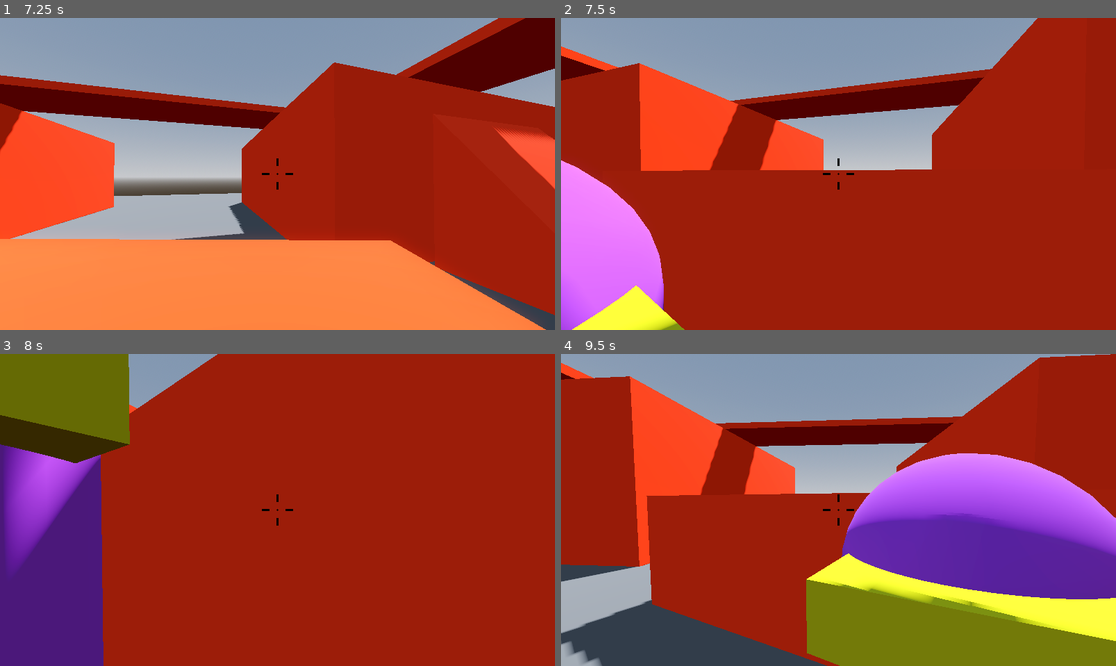
Above: before the commit, frames 1-4 (two rows, left to right).
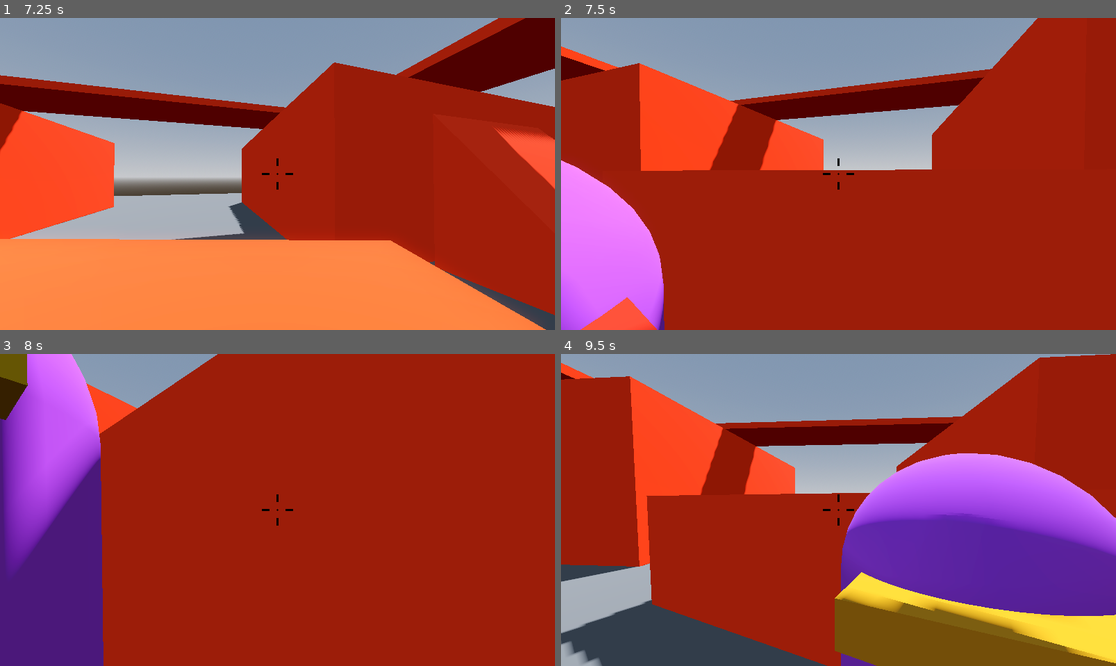
Above: after the commit, the same moments.

Repository: SpookyUboa/robo-rampage
Game: Godot game, scene res://Levels/Sandbox.tscn
Same seed, same stepped clock (60 frames per second), same inputs: the game is played once before the commit and once after it.
Inputs (mouse positions are in pixels of both pictures, inside the frame that each line leads up to):
- Up to frame 1 (7.25 s): tap Enter (ui_accept) at 0.5, 0.77, 1.52, 2.75, 3.02, 3.77, 4.52, 5.75, 6.02, 6.77 s; move the mouse to (305, 174) at 0.52 s; hold W (move_forward) 0.53-5.78 s; move the mouse to (249, 174) at 1.27 s; move the mouse to (288, 167) at 2.02 s; move the mouse to (271, 180) at 2.77 s; move the mouse to (316, 177) at 3.52 s; move the mouse to (233, 170) at 4.27 s; move the mouse to (283, 174) at 5.02 s; move the mouse to (255, 167) at 5.77 s; hold D (move_right) 5.78-6.53 s; move the mouse to (305, 174) at 6.52 s; hold W (move_forward) from 6.53 s (still down)
- Up to frame 2 (7.5 s): keep holding W (move_forward); move the mouse to (810, 174) at 7.27 s
- Up to frame 3 (8 s): keep holding W (move_forward); tap Enter (ui_accept) at 7.52 s
- Up to frame 4 (9.5 s): move the mouse to (849, 503) at 8.02 s; tap Enter (ui_accept) at 8.75, 9.02 s; move the mouse to (832, 516) at 8.77 s; release W (move_forward) at 8.78 s; hold A (move_left) from 8.78 s (still down)

Frame 1 is identical in both runs. In frame 2, 1.4% of the frame differs, in the area x 2-23%, y 85-100%; in frame 3, 7.1%; in frame 4, 14%, in the area x 44-100%, y 63-100%.

Commit message:
Added logic?? to attack animation??

Diff:
--- a/Enemy/Enemy.gd
+++ b/Enemy/Enemy.gd
@@ -12,6 +12,7 @@
 var aggro_range := 12.0
 
 @onready var navigation_agent_3d: NavigationAgent3D = $NavigationAgent3D
+@onready var animation_player: AnimationPlayer = $AnimationPlayer
 
 func _ready() -> void:
 	player = get_tree().get_first_node_in_group("player")
@@ -37,7 +38,7 @@
 
 	if provoked:
 		if distance <= attack_range:
-			print("ATTACKED BY SOME GUY")
+			animation_player.play("attack")
 
 
 	if direction:
@@ -55,3 +56,6 @@
 	var adjusted_direction = direction
 	adjusted_direction.y = 0
 	look_at(global_position + adjusted_direction, Vector3.UP, true)
+
+func attack() -> void:
+	print("ATTACKED BY SOME GUY!!")
--- a/Enemy/Enemy.tscn
+++ b/Enemy/Enemy.tscn
@@ -35,6 +35,20 @@
 "transitions": PackedFloat32Array(1, 1, 1),
 "update": 0,
 "values": [Color(0.737255, 0.737255, 0, 1), Color(0.737255, 0, 0, 1), Color(0.737255, 0.737255, 0, 1)]
+}
+tracks/2/type = "method"
+tracks/2/imported = false
+tracks/2/enabled = true
+tracks/2/path = NodePath(".")
+tracks/2/interp = 1
+tracks/2/loop_wrap = true
+tracks/2/keys = {
+"times": PackedFloat32Array(0.1),
+"transitions": PackedFloat32Array(1),
+"values": [{
+"args": [],
+"method": &"attack"
+}]
 }
 
 [sub_resource type="Animation" id="Animation_73qi6"]
